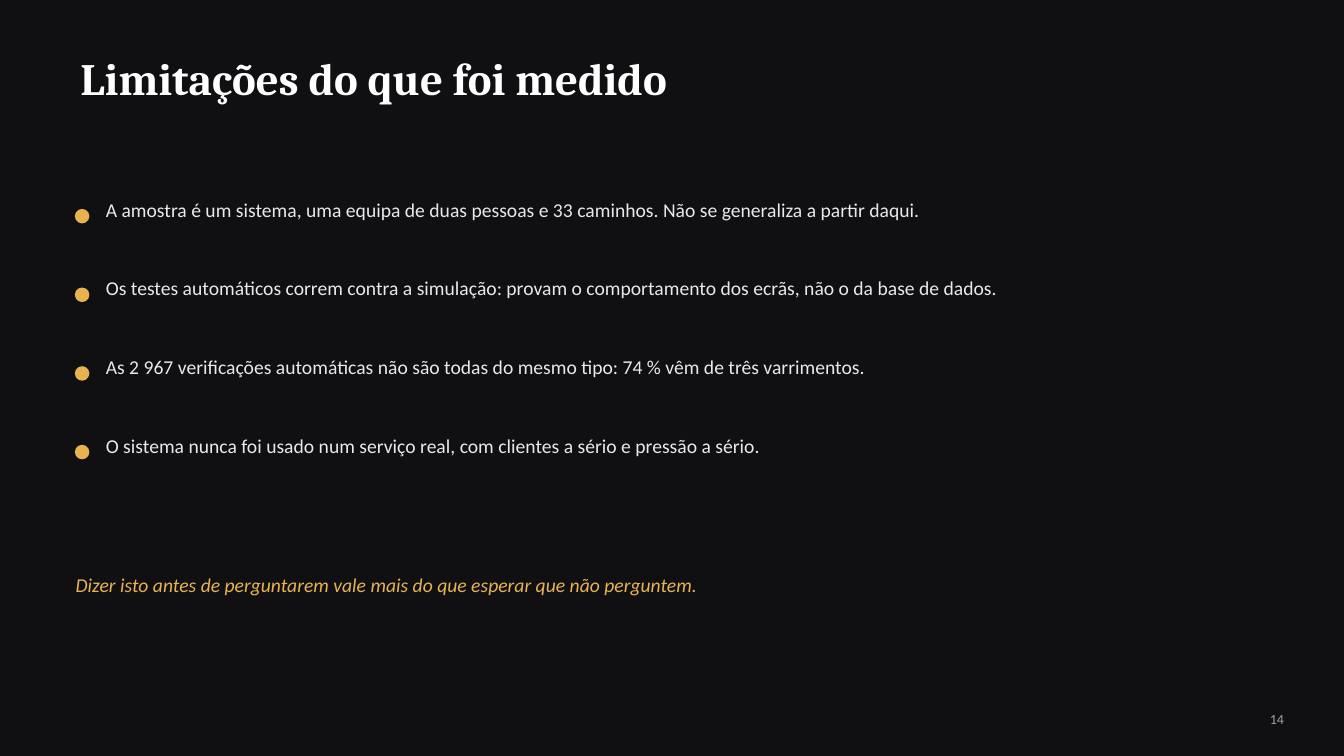
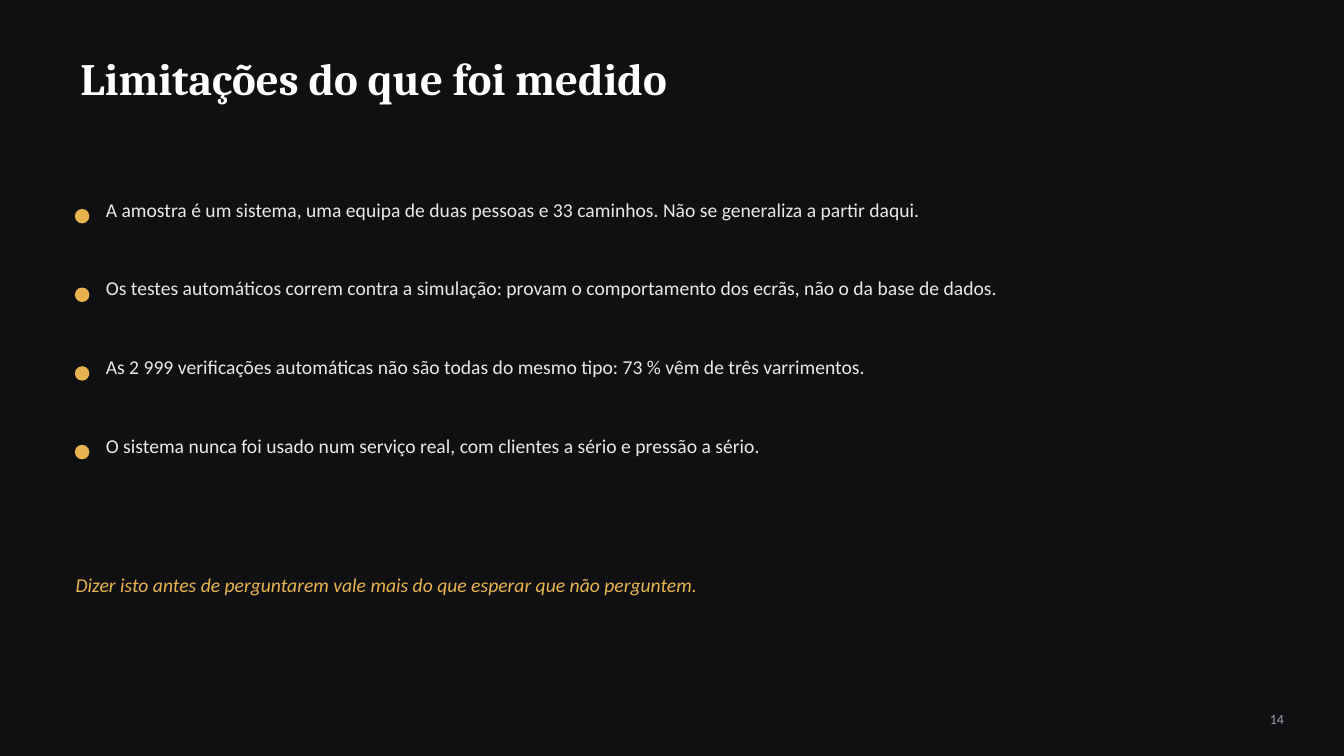
Before and after one commit to Azulindo/Projeto-Final, a slide deck: slide 14 of docs/apresentacao.pptx. Drawn at 1344x756 pixels with LibreOffice and Linux fonts; fonts in the diff are those of the drawing. Boxes give left, top, right and bottom in pixels: in the first picture for what was removed or moved away, otherwise in the second. Text is boxed around its words. In the diff, an @@ line names an element or a change of style, - is before the commit and + after.

```diff
--- a/docs/apresentacao.pptx
+++ b/docs/apresentacao.pptx
@@ text at [106, 360, 864, 378]: text changed @@
-As 2 967 verificações automáticas não são todas do mesmo tipo: 74 % vêm de três varrimentos.
+As 2 999 verificações automáticas não são todas do mesmo tipo: 73 % vêm de três varrimentos.
```
Also in this commit, not shown: 1 other slide changed, 1 other file.
